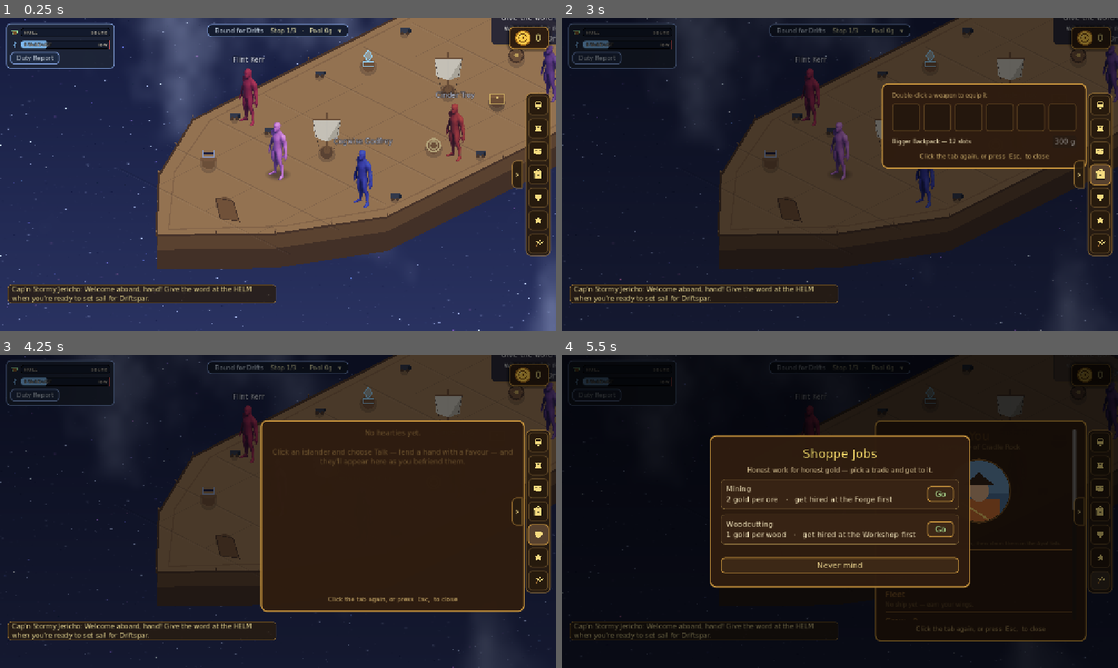
Above: before the commit, frames 1-4 (two rows, left to right).
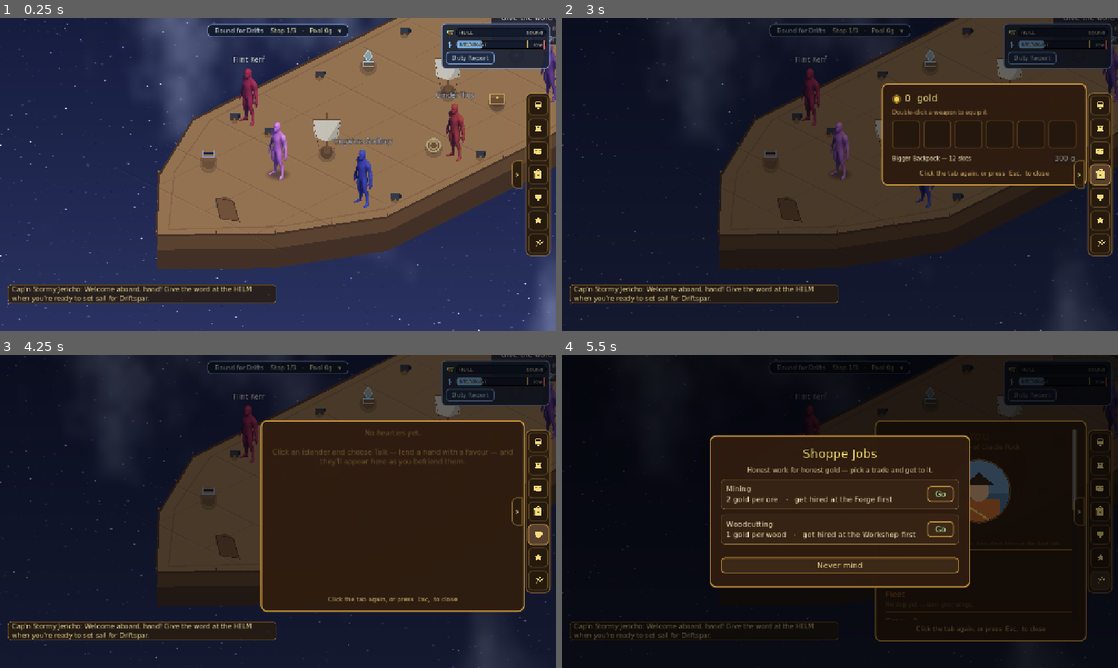
Above: after the commit, the same moments.

Repository: TairoyZone/shivaliva-shanty
Game: Godot game, scene res://levels/ship_deck/ship_deck.tscn
Two runs of this game, one before a commit and one after it. Both use one fixed random seed, a clock stepped at 60 frames per second and the inputs below. This scene is started directly instead of the project's main scene.
Inputs (mouse positions are in pixels of both pictures, inside the frame that each line leads up to):
- Up to frame 1 (0.25 s): no input
- Up to frame 2 (3 s): click "0" at 0.5 s; click (1101, 127) at 1.27 s; click (1101, 152) at 2.02 s; click (1101, 174) at 2.77 s
- Up to frame 3 (4.25 s): click (539, 533) at 3.52 s
- Up to frame 4 (5.5 s): click (1101, 558) at 4.27 s; click (1101, 580) at 5 s

The runs differ from the first frame. In frame 1, 3.5% of the frame differs, in the area x 1-100%, y 1-17%; in frame 2, 5.6%, in the area x 1-99%, y 1-54%; in frame 3, 3.1%; in frame 4, 1.0%.

Commit message:
feat(hud): retire the top-right gold purse -> vessel/Duty-Report card moves there
The always-on gold purse leaves the overworld HUD; the ship-deck vitals card
(HULL / STARDUST + Duty Report) anchors TOP_RIGHT off the pause hamburger, and
the gold total now reads at the top of the Backpack page instead.

- ship_deck.gd: vitals_card -> PRESET_TOP_RIGHT (offset_right -14, grow BEGIN)
- hud.gd: _purse.visible = false (node + signal wiring kept)
- inventory_panel.gd: a coin gold row on the items page, refreshed on coins_changed
- tools: shot_ship_deck + shot_bag_gold verify the placement

Co-Authored-By: Claude Opus 4.8 (1M context) <noreply@anthropic.com>

Diff:
--- a/interface/hud.gd
+++ b/interface/hud.gd
@@ -71,6 +71,9 @@
 	# actually fires on hover.
 	_purse.mouse_filter = Control.MOUSE_FILTER_STOP
 	_purse.tooltip_text = "Gold — your in-world currency. Earned from puzzles, parlor games, and treasures."
+	# Gold moved INTO the Backpack panel — no more always-on top-right purse (Troy 2026-06-16). The node
+	# stays (its count-up + signal wiring still run) so a re-show is trivial, it's just hidden.
+	_purse.visible = false
 	_purse.resized.connect(_on_purse_resized)
 	PlayerState.coins_changed.connect(_on_coins_changed)
 	# A trophy earned anywhere (even mid-puzzle, while this HUD is hidden) pops a TrophyToast
--- a/interface/inventory_panel/inventory_panel.gd
+++ b/interface/inventory_panel/inventory_panel.gd
@@ -53,6 +53,7 @@
 var _window : PanelContainer
 ## The "items" (Backpack) page — a Weapon equip bar above the backpack slot grid.
 var _items_page : VBoxContainer
+var _gold_label : Label            # gold total, shown here now (the always-on HUD purse was retired)
 var _bag_row : HBoxContainer       # the Stardew-style "buy a bigger backpack" upgrade row
 var _grid : GridContainer
 ## The Hearts tab — a [RelationshipsView] (Stardew-style social page).
@@ -103,6 +104,7 @@
 		PlayerState.challenges_changed.connect(_on_trophies_changed)
 		PlayerState.objective_changed.connect(_on_objectives_changed)
 		PlayerState.coins_changed.connect(_on_objectives_changed)
+		PlayerState.coins_changed.connect(_refresh_gold)   # keep the Backpack's gold total live
 		_update_ayo_badge()
 
 
@@ -169,6 +171,26 @@
 	_items_page = VBoxContainer.new()
 	_items_page.add_theme_constant_override("separation", 10)
 	vbox.add_child(_items_page)
+	# GOLD — moved here off the always-on top-right HUD purse (Troy 2026-06-16). A coin + the total,
+	# refreshed live on coins_changed (see _refresh_gold).
+	var gold_row : HBoxContainer = HBoxContainer.new()
+	gold_row.add_theme_constant_override("separation", 8)
+	_items_page.add_child(gold_row)
+	var coin : Label = Label.new()
+	coin.text = "◉"
+	coin.add_theme_font_size_override("font_size", 24)
+	coin.add_theme_color_override("font_color", Color(0.98, 0.80, 0.30, 1.0))
+	coin.add_theme_color_override("font_outline_color", Color(0, 0, 0, 0.85))
+	coin.add_theme_constant_override("outline_size", 3)
+	gold_row.add_child(coin)
+	_gold_label = Label.new()
+	_gold_label.add_theme_font_size_override("font_size", 22)
+	_gold_label.add_theme_color_override("font_color", Color(0.98, 0.88, 0.52, 1.0))
+	_gold_label.add_theme_color_override("font_outline_color", Color(0, 0, 0, 0.85))
+	_gold_label.add_theme_constant_override("outline_size", 3)
+	_gold_label.vertical_alignment = VERTICAL_ALIGNMENT_CENTER
+	gold_row.add_child(_gold_label)
+	_refresh_gold()
 	var whint : Label = Label.new()
 	whint.text = "Double-click a weapon to equip it"
 	whint.add_theme_font_size_override("font_size", 13)
@@ -714,6 +736,13 @@
 	return card
 
 
+## The Backpack's gold readout (gold lives here now, not an always-on HUD purse).
+func _refresh_gold(_a = null) -> void:
+
+	if _gold_label != null:
+		_gold_label.text = "%d  gold" % PlayerState.total_coins
+
+
 func _on_objectives_changed(_a = null) -> void:
 
 	if _current_tab == "objectives":
--- a/levels/ship_deck/ship_deck.gd
+++ b/levels/ship_deck/ship_deck.gd
@@ -624,8 +624,13 @@
 	# before, against the "consolidated panel" intent). Lighter than the meter troughs so the bars still pop;
 	# cool to match the deck's sky-at-altitude theme. See [[cool-deck-hud]].
 	var vitals_card : PanelContainer = PanelContainer.new()
-	vitals_card.offset_left = 14.0
+	# TOP-RIGHT now (was top-LEFT, where it overlapped the pause-menu ☰). The always-on
+	# gold purse that lived here moved into the Backpack, freeing this corner (Troy 2026-06-16).
+	vitals_card.set_anchors_preset(Control.PRESET_TOP_RIGHT)
+	vitals_card.offset_right = -14.0
 	vitals_card.offset_top = 12.0
+	vitals_card.grow_horizontal = Control.GROW_DIRECTION_BEGIN
+	vitals_card.grow_vertical = Control.GROW_DIRECTION_END
 	var vcs : StyleBoxFlat = StyleBoxFlat.new()
 	vcs.bg_color = Palette.PANEL_TROUGH.lightened(0.05)
 	vcs.border_color = Palette.SKY_FRAME
--- /dev/null
+++ b/tools/shot_bag_gold.gd
@@ -0,0 +1,27 @@
+## DEV-ONLY: open the Backpack tab to verify the GOLD readout moved into it (off the
+## retired top-right HUD purse). Caller backs up the save (add_coins writes it).
+extends Node2D
+
+const OUT : String = "user://shots"
+
+
+func _ready() -> void:
+
+	DirAccess.make_dir_recursive_absolute(OUT)
+	call_deferred("_go")
+
+
+func _go() -> void:
+
+	# Load a real overworld location so the HUD is up + UserPanel will actually show its pane
+	# (the bare-scene harness fails _should_show / gets folded on the startup scene-settle).
+	var scene : Node = load("res://levels/shore/shore.tscn").instantiate()
+	get_tree().root.add_child(scene)
+	get_tree().current_scene = scene
+	PlayerState.add_coins(1234)   # so the Backpack shows a real total
+	await get_tree().create_timer(1.0).timeout   # let the location + HUD settle past startup churn
+	UserPanel.open("items")
+	await get_tree().create_timer(0.5).timeout
+	var img : Image = get_viewport().get_texture().get_image()
+	img.save_png("%s/look_bag.png" % OUT)
+	get_tree().quit()
--- /dev/null
+++ b/tools/shot_bag_gold.tscn
@@ -0,0 +1,6 @@
+[gd_scene load_steps=2 format=3]
+
+[ext_resource type="Script" path="res://tools/shot_bag_gold.gd" id="1"]
+
+[node name="ShotBagGold" type="Node2D"]
+script = ExtResource("1")
--- /dev/null
+++ b/tools/shot_ship_deck.gd
@@ -0,0 +1,23 @@
+## DEV-ONLY: capture the ship deck to verify the HUD reshuffle — the vessel/Duty-Report
+## panel moved to the TOP-RIGHT (off the ☰), and the always-on gold purse is gone (it's
+## in the Backpack now). Keeps the autoload HUD visible on purpose. Caller backs up the save.
+extends Node2D
+
+const OUT : String = "user://shots"
+
+
+func _ready() -> void:
+
+	DirAccess.make_dir_recursive_absolute(OUT)
+	call_deferred("_go")
+
+
+func _go() -> void:
+
+	var scene : Node = load("res://levels/ship_deck/ship_deck.tscn").instantiate()
+	get_tree().root.add_child(scene)
+	get_tree().current_scene = scene
+	await get_tree().create_timer(1.6).timeout   # let spawn / crew / UI build
+	var img : Image = get_viewport().get_texture().get_image()
+	img.save_png("%s/look_ship_deck.png" % OUT)
+	get_tree().quit()
--- /dev/null
+++ b/tools/shot_ship_deck.tscn
@@ -0,0 +1,6 @@
+[gd_scene load_steps=2 format=3]
+
+[ext_resource type="Script" path="res://tools/shot_ship_deck.gd" id="1"]
+
+[node name="ShotShipDeck" type="Node2D"]
+script = ExtResource("1")
